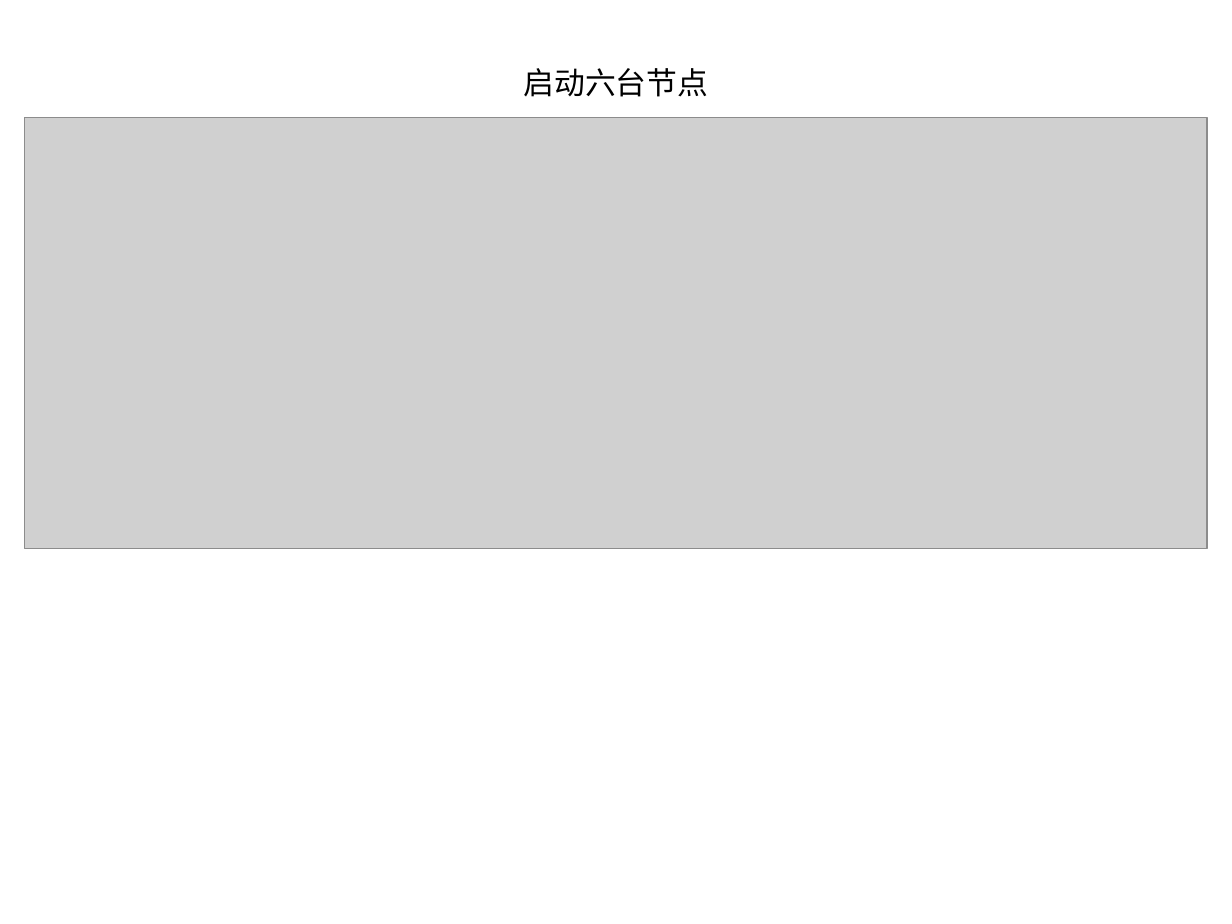
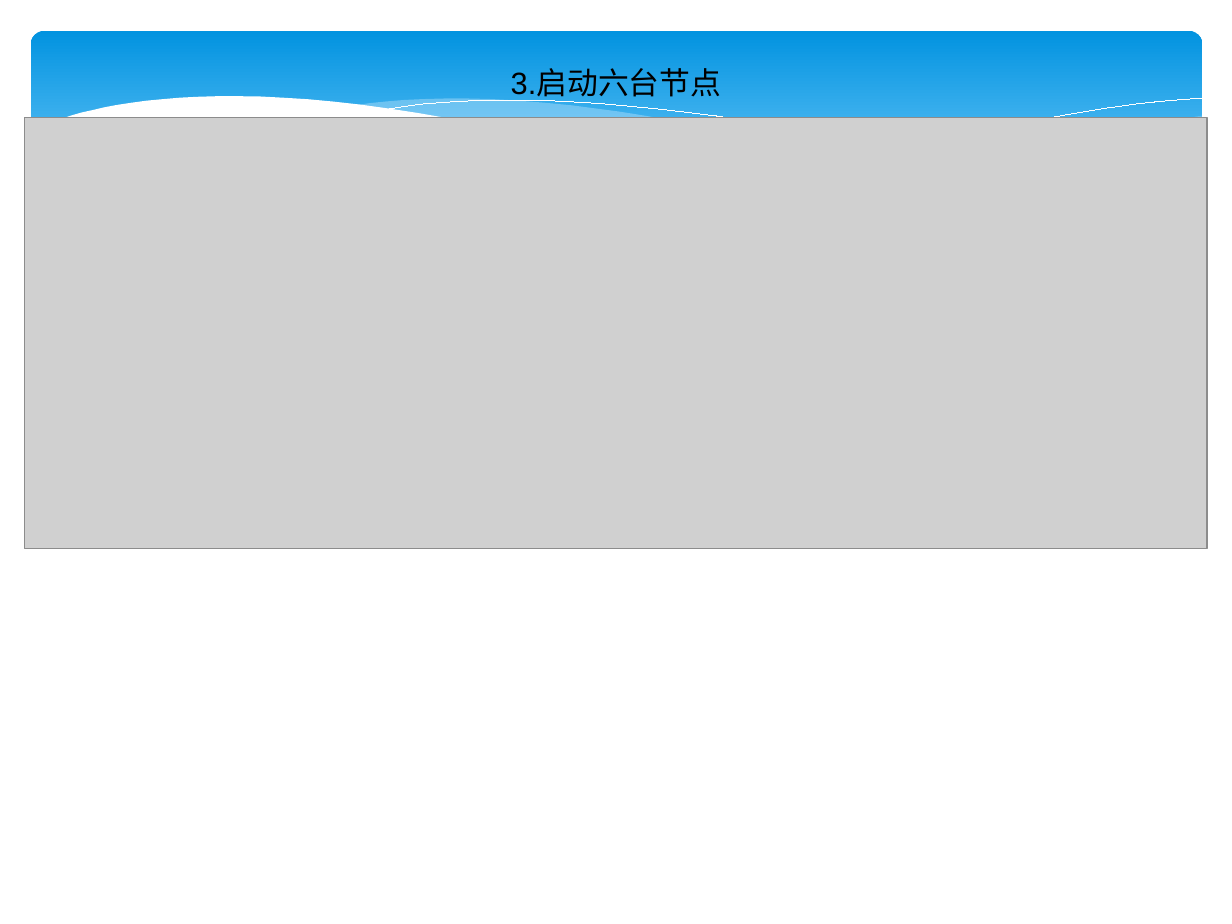
Before and after one commit to 382303784/hyperledger-fabric, a slide deck: slide 13 of fabric.ppt. Drawn at 1232x924 pixels with LibreOffice and Linux fonts; fonts in the diff are those of the drawing; grey boxes stand for pictures. Boxes give left, top, right and bottom in pixels: in the first picture for what was removed or moved away, otherwise in the second. Text is boxed around its words. In the diff, an @@ line names an element or a change of style, - is before the commit and + after.

```diff
--- a/fabric.ppt
+++ b/fabric.ppt
@@ rounded rectangle added at <box>31,31,1202,223</box>, fill gradient #0293E0 to #83D3FE @@
@@ text at <box>511,70,722,97</box>: text changed @@
-启动六台节点
+3.启动六台节点
@@ group added at <box>28,96,1204,276</box>: 5 freeform shapes @@
```
Also in this commit, not shown: 19 other slides changed, 4 slides added, 1 slide removed, 1 other file.
